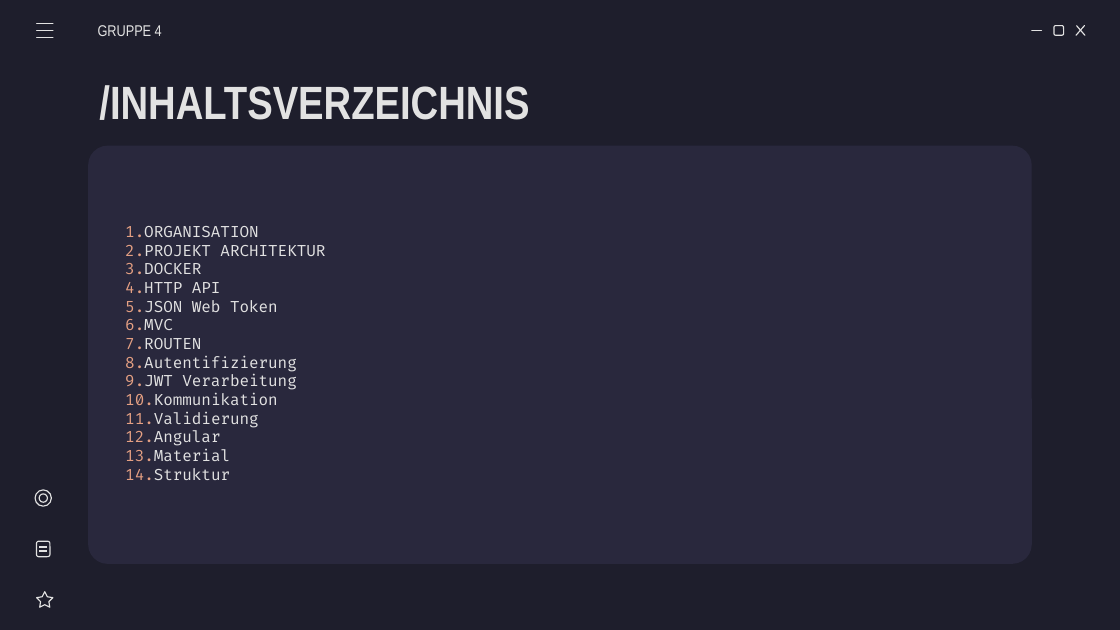
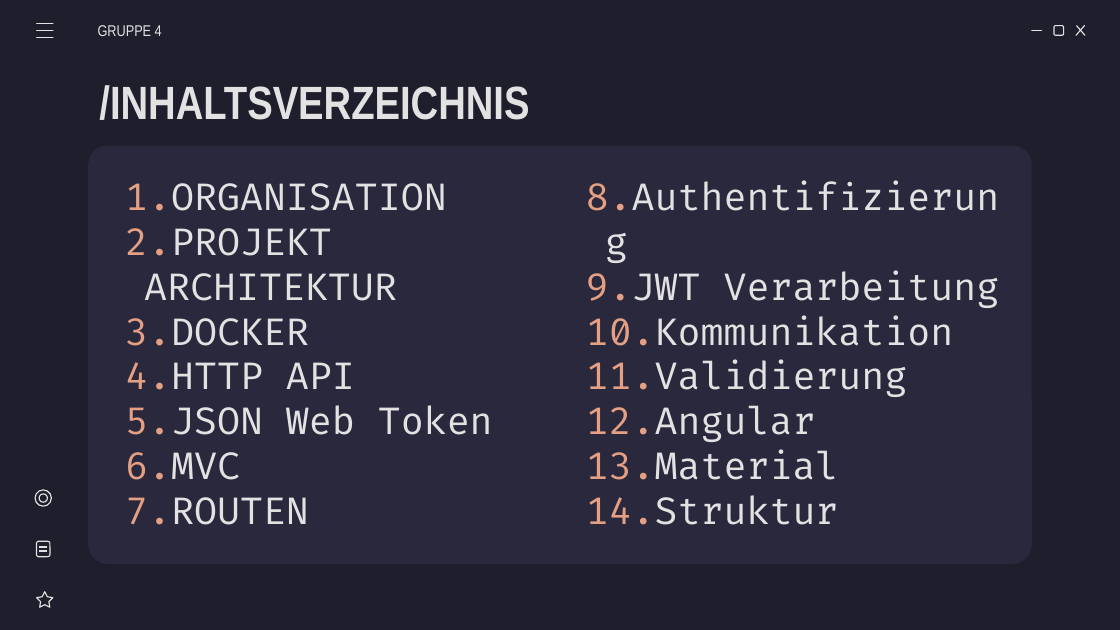
Before and after one commit to miwied/web-based-database-manager, a slide deck: slide 2 of documentation/required documents/Presentation/Webasierter Datenkbankmanager - Präsentation.pptx. Drawn at 1120x630 pixels with LibreOffice and Linux fonts; fonts in the diff are those of the drawing. Boxes give left, top, right and bottom in pixels: in the first picture for what was removed or moved away, otherwise in the second. Text is boxed around its words. In the diff, an @@ line names an element or a change of style, - is before the commit and + after.

Commit message:
Changed Table of Content Size

```diff
--- a/documentation/required documents/Presentation/Webasierter Datenkbankmanager - Präsentation.pptx
+++ b/documentation/required documents/Presentation/Webasierter Datenkbankmanager - Präsentation.pptx
@@ text "ORGANISATION" at (125, 183, 1000, 525): columns 1 to 2 @@
@@ text at (125, 183, 1000, 525): size 10 to 24 pt in "ORGANISATION", "PROJEKT ARCHITEKTUR", "DOCKER", "HTTP API" and 9 more places @@
@@ text at (125, 355, 297, 372): text changed; size 10 to 24 pt @@
-8. Autentifizierung
+8. Authentifizierung
```
